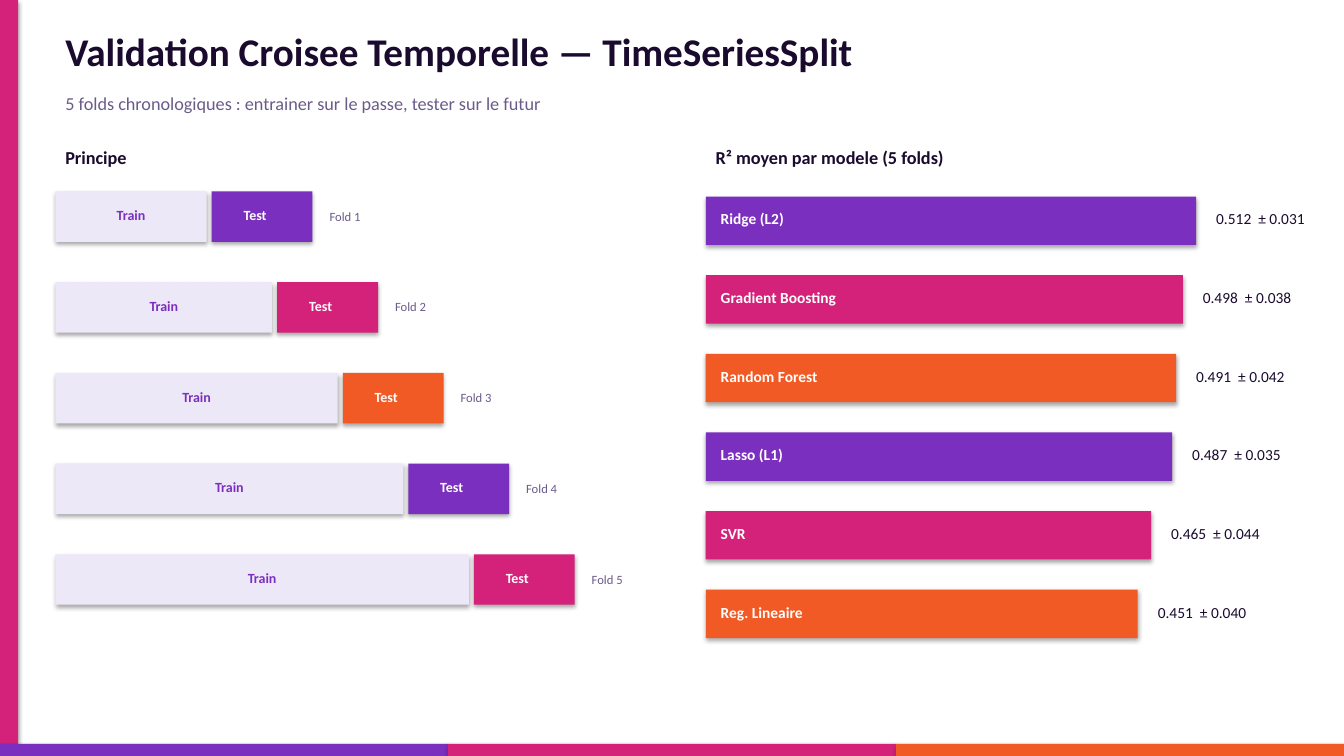
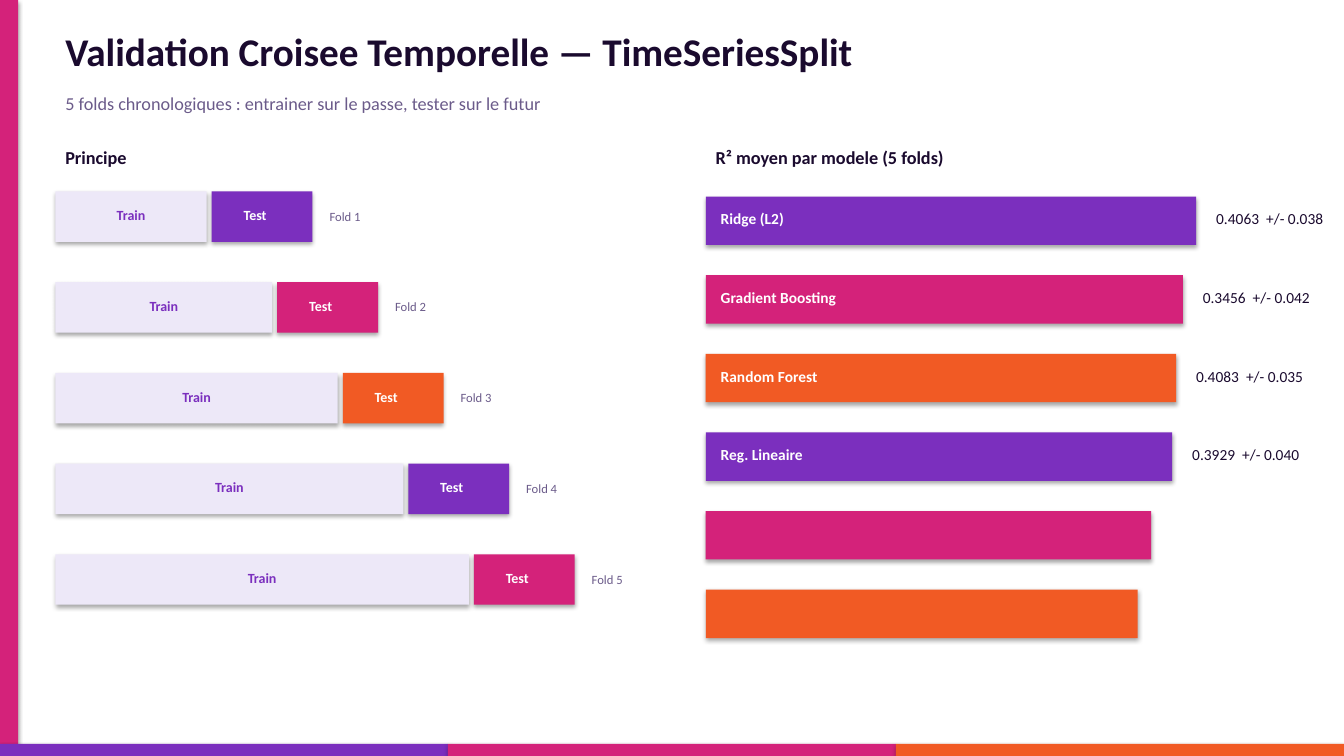
Before and after one commit to awa-creator/dashboard-energie-groupe6, a slide deck: slide 6 of Presentation_Groupe6_Prediction_Energetique.pptx. Drawn at 1344x756 pixels with LibreOffice and Linux fonts; fonts in the diff are those of the drawing. Boxes give left, top, right and bottom in pixels: in the first picture for what was removed or moved away, otherwise in the second. Text is boxed around its words. In the diff, an @@ line names an element or a change of style, - is before the commit and + after.

```diff
--- a/Presentation_Groupe6_Prediction_Energetique.pptx
+++ b/Presentation_Groupe6_Prediction_Energetique.pptx
@@ text at (x1=1216, y1=213, x2=1323, y2=224): text changed @@
-0.512 ± 0.031
+0.4063 +/- 0.038
@@ text at (x1=1203, y1=292, x2=1310, y2=303): text changed @@
-0.498 ± 0.038
+0.3456 +/- 0.042
@@ text at (x1=1196, y1=371, x2=1303, y2=382): text changed @@
-0.491 ± 0.042
+0.4083 +/- 0.035
@@ text at (x1=721, y1=449, x2=803, y2=463): text changed @@
-Lasso (L1)
+Reg. Lineaire
@@ text at (x1=1192, y1=450, x2=1299, y2=460): text changed @@
-0.487 ± 0.035
+0.3929 +/- 0.040
@@ text removed at (x1=721, y1=529, x2=746, y2=539) @@
-SVR
@@ text removed at (x1=1171, y1=528, x2=1259, y2=539) @@
-0.465 ± 0.044
@@ text removed at (x1=721, y1=607, x2=803, y2=621) @@
-Reg. Lineaire
@@ text removed at (x1=1158, y1=608, x2=1246, y2=618) @@
-0.451 ± 0.040
```
Also in this commit, not shown: 9 other slides changed, 2 other files.
